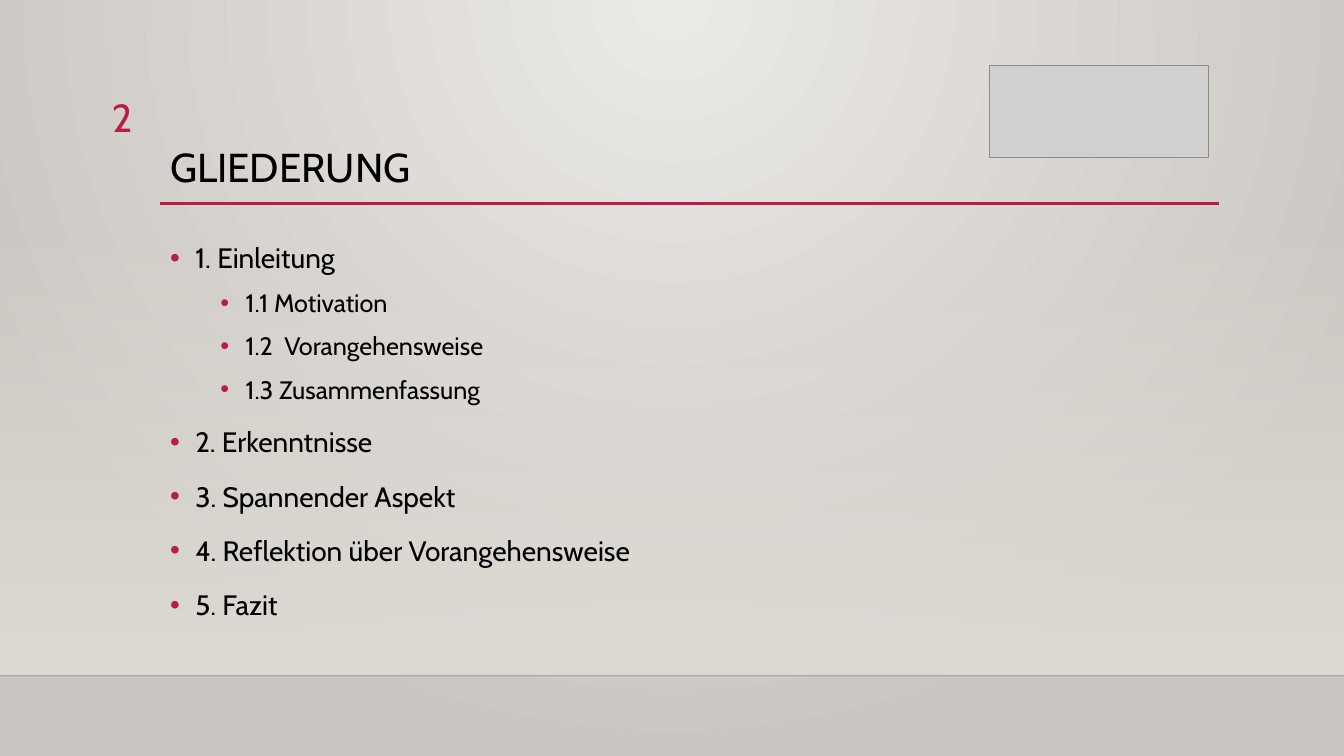
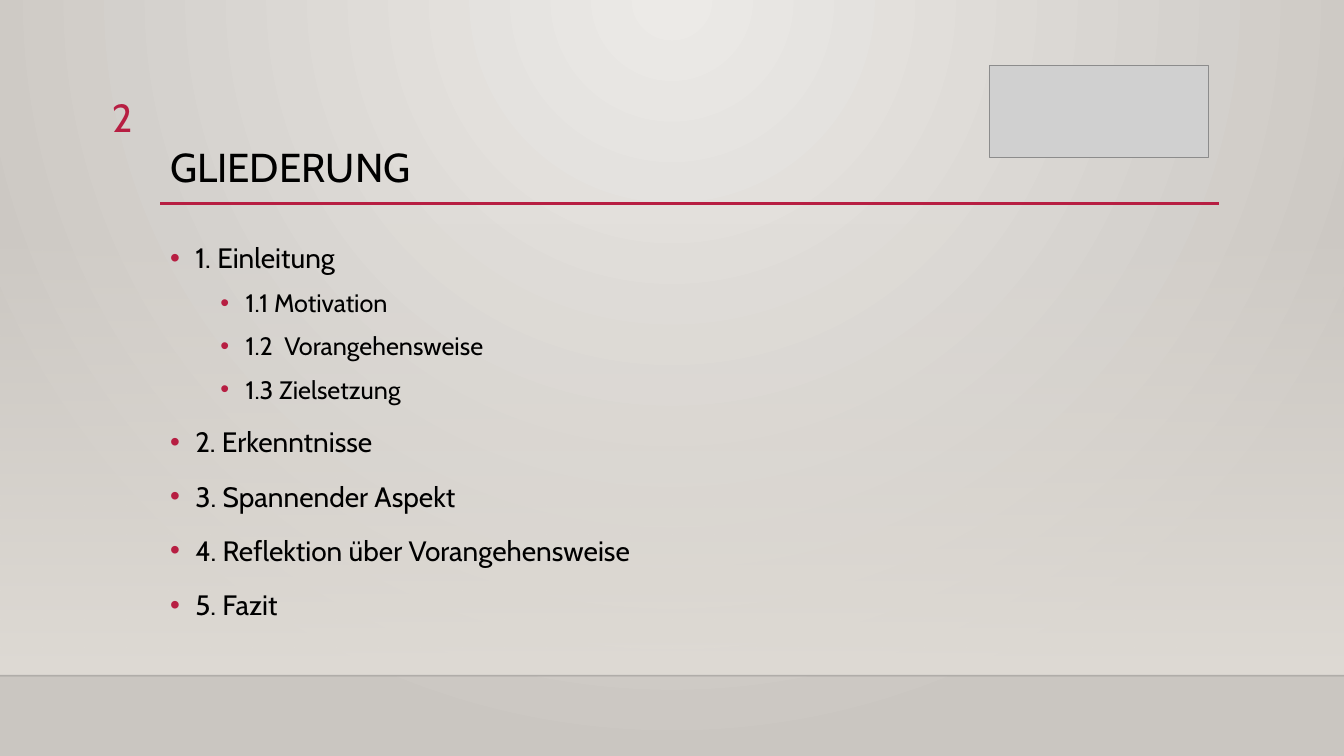
Before and after one commit to ErtugrulSener/Bachelorthesis, a slide deck: slide 2 of Colloquium/Kolloquium.pptx. Drawn at 1344x756 pixels with LibreOffice and Linux fonts; fonts in the diff are those of the drawing; grey boxes stand for pictures; background and template pictures are left out. Boxes give left, top, right and bottom in pixels: in the first picture for what was removed or moved away, otherwise in the second. Text is boxed around its words. In the diff, an @@ line names an element or a change of style, - is before the commit and + after.

```diff
--- a/Colloquium/Kolloquium.pptx
+++ b/Colloquium/Kolloquium.pptx
@@ text at bbox=[246, 380, 400, 405]: text changed @@
-  • 1.3 Zusammenfassung
+  • 1.3 Zielsetzung
```
Also in this commit, not shown: 1 other slide changed, 2 other files.
